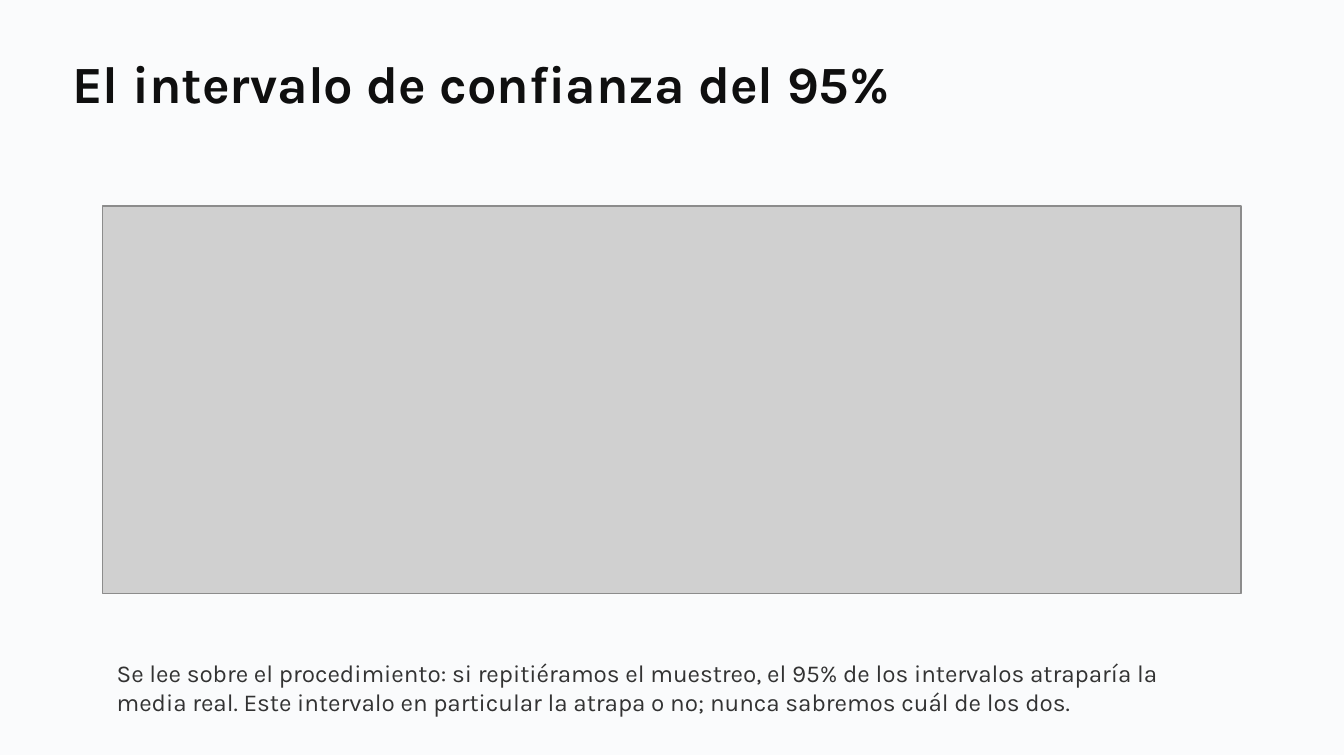
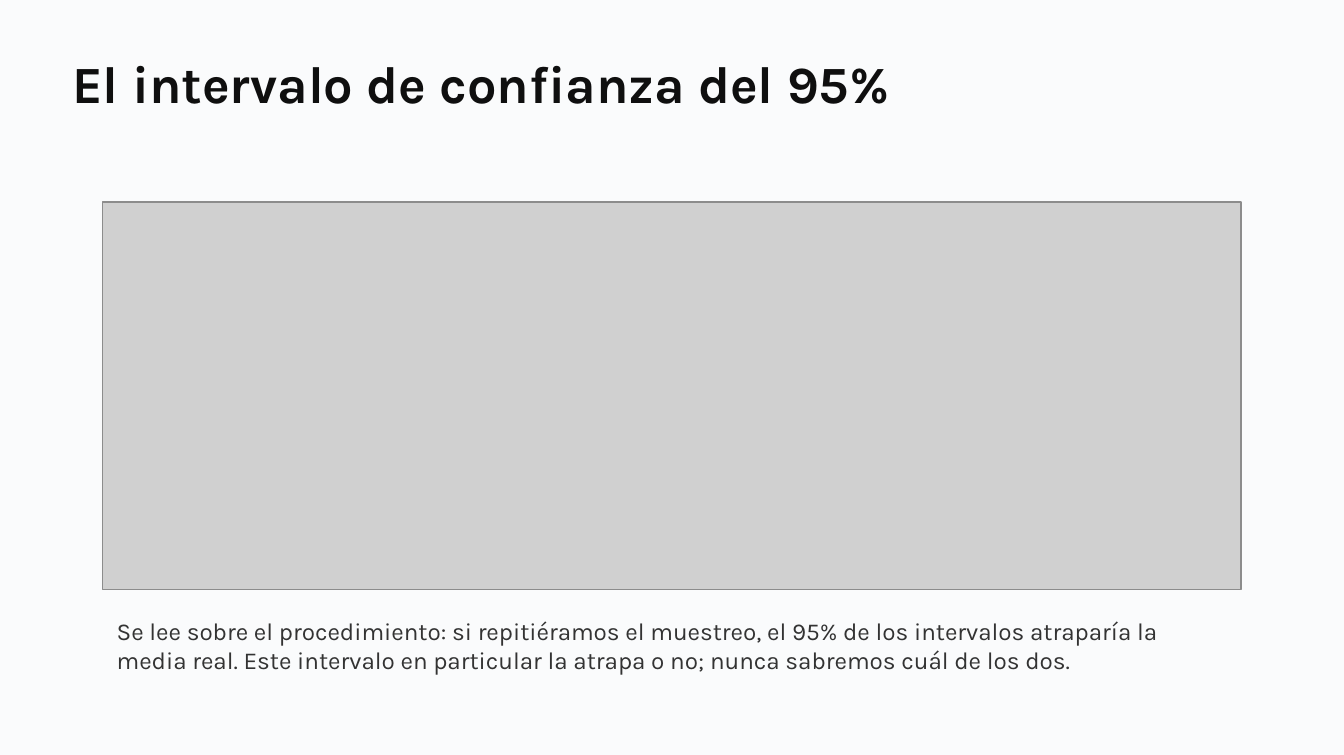
Before and after one commit to daniopitz/diplomado-cdd, a slide deck: slide 18 of presentaciones/clase05_probabilidad_inferencia.pptx. Drawn at 1344x755 pixels with LibreOffice and Linux fonts; fonts in the diff are those of the drawing; grey boxes stand for pictures. Boxes give left, top, right and bottom in pixels: in the first picture for what was removed or moved away, otherwise in the second. Text is boxed around its words. In the diff, an @@ line names an element or a change of style, - is before the commit and + after.

```diff
--- a/presentaciones/clase05_probabilidad_inferencia.pptx
+++ b/presentaciones/clase05_probabilidad_inferencia.pptx
@@ picture: place and size @@
-picture at <box>102,206,1241,593</box>
+picture at <box>102,202,1241,589</box>
@@ text "Se lee sobre el procedimiento: ...": place and size @@
-text "Se lee sobre el procedimiento: ..." at <box>117,663,1157,717</box>
+text "Se lee sobre el procedimiento: ..." at <box>117,621,1157,675</box>
```
Also in this commit, not shown: 33 other slides changed, 2 slides added, 1 other file.
